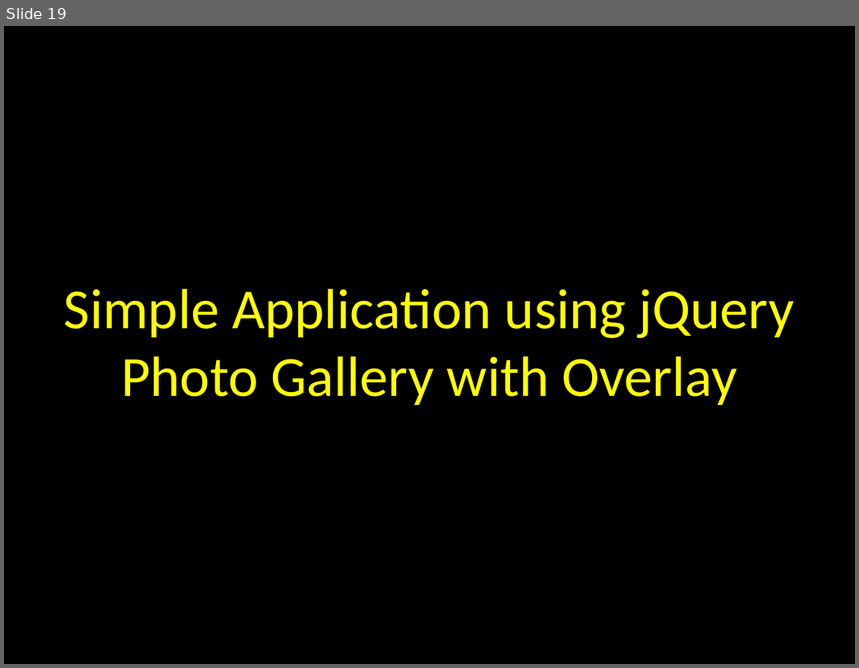
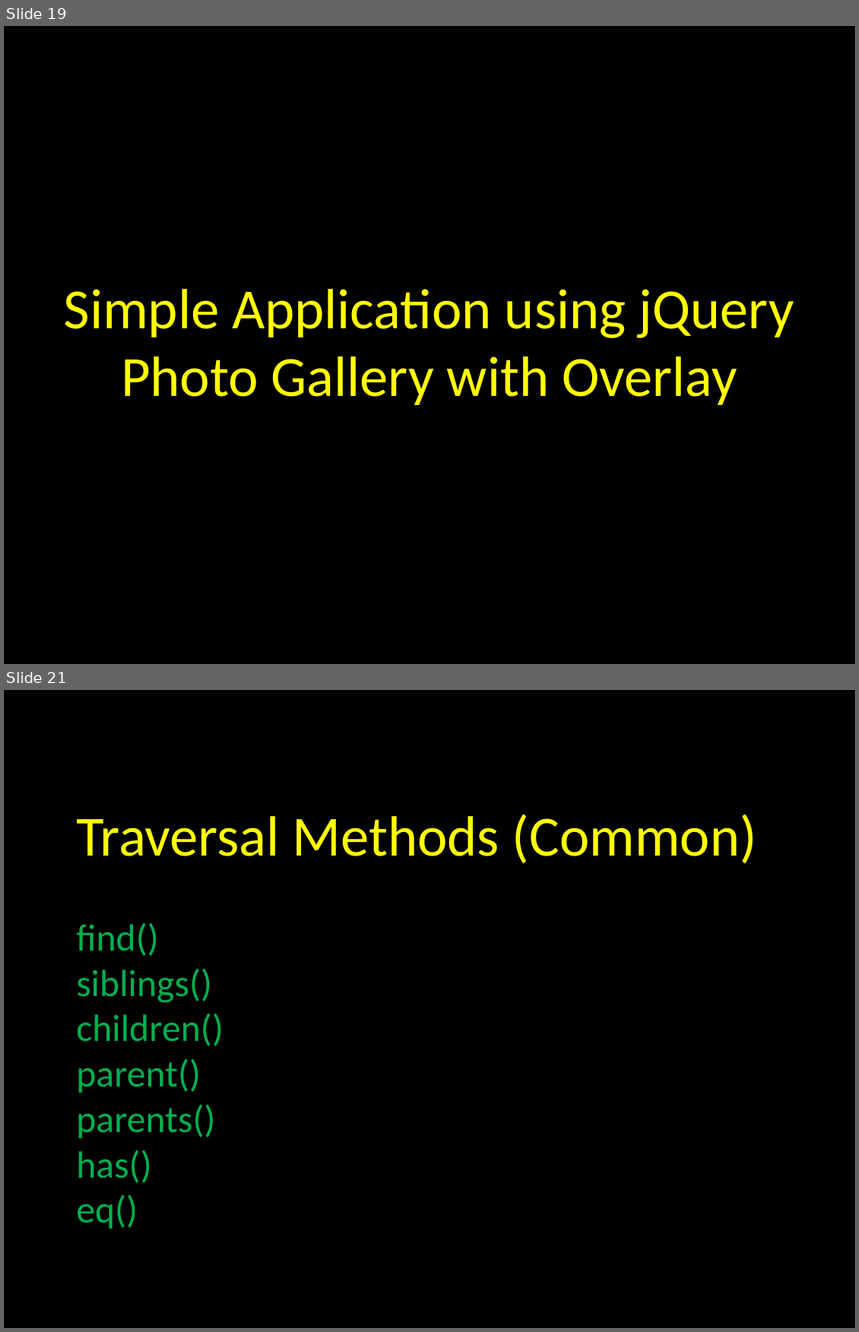
Before and after one commit to elloraCpe/courses, a slide deck: CPEE1/jQuery.pptx. Shown one above the other, each under a label of ours: slide 19 before the commit, slides 19 and 21 after it; the slides between them are not shown. The pictures are 859x668 and 859x1332 pixels, drawn with LibreOffice and Linux fonts; fonts in the diff are those of the drawing. Boxes give left, top, right and bottom in pixels: in the first picture for what was removed or moved away, otherwise in the second. Text is boxed around its words. In the diff, an @@ line names an element or a change of style, - is before the commit and + after.

```diff
--- a/CPEE1/jQuery.pptx
+++ b/CPEE1/jQuery.pptx
@@ slide 21 added at (4, 690, 855, 1328), background #000000 @@
@@ text added at (76, 814, 757, 1229), 32 pt, text #00B050 @@
+Traversal Methods (Common)
+find()
+siblings()
+children()
+parent()
+parents()
+has()
+eq()
```
Also in this commit, not shown: 3 other slides added, 21 other files.
